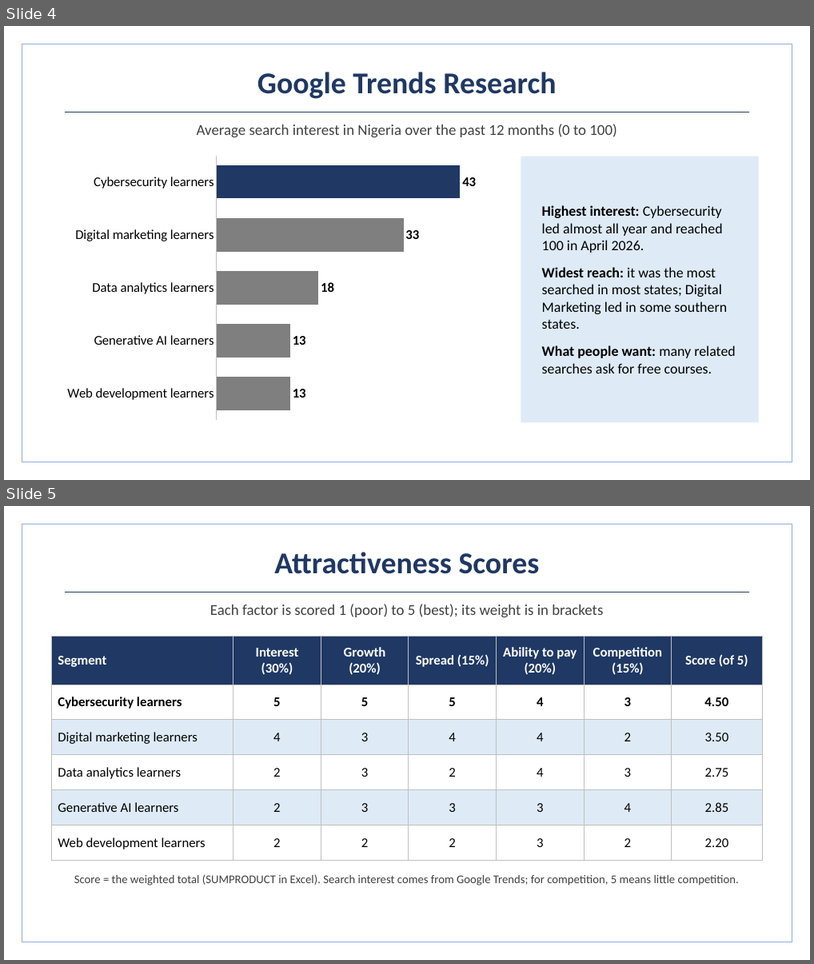
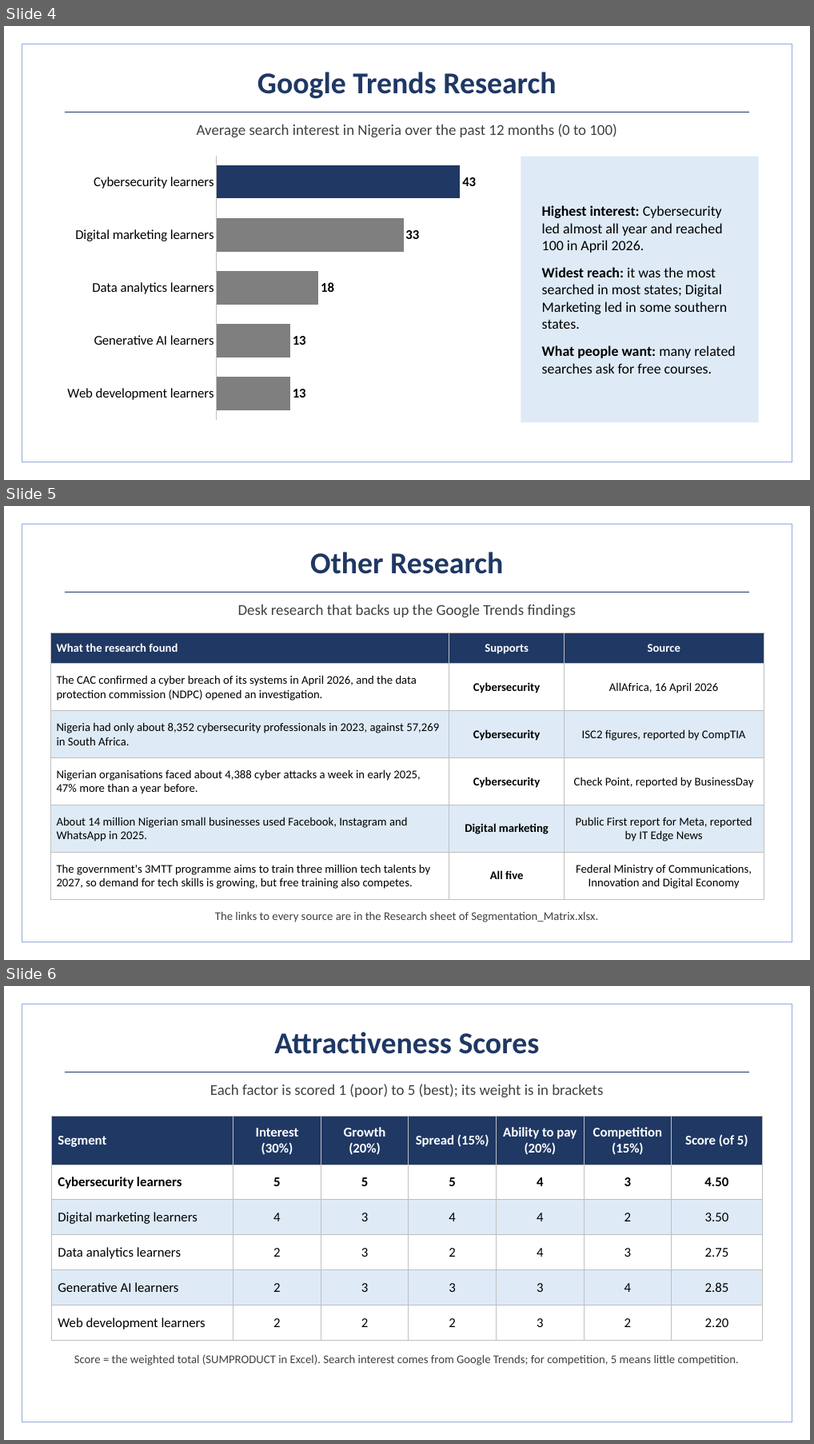
Before and after one commit to BadboyVee/BlackHoleeee, a slide deck: segmentation/Market_Segmentation_Marketing.pptx. Shown one above the other, each under a label of ours: slides 4 and 5 before the commit, slides 4, 5 and 6 after it. The pictures are 814x964 and 814x1444 pixels, drawn with LibreOffice and Linux fonts; fonts in the diff are those of the drawing. Boxes give left, top, right and bottom in pixels: in the first picture for what was removed or moved away, otherwise in the second. Text is boxed around its words. In the diff, an @@ line names an element or a change of style, - is before the commit and + after.

```diff
--- a/segmentation/Market_Segmentation_Marketing.pptx
+++ b/segmentation/Market_Segmentation_Marketing.pptx
@@ slide 5 added at (4,506,810,960), background #FFFFFF @@
@@ rectangle added at (22,524,792,941), outline #8FAADC 1 pt @@
@@ title added at (310,552,503,574), 36 pt, text #1F3864, bold @@
+Other Research
@@ line added from (65, 592) to (750, 592), #1F3864 1.5 pt @@
@@ text added at (238,604,576,618), 18 pt, text #404040 @@
+Desk research that backs up the Google Trends findings
@@ table added at (50,633,765,900), 6 rows, 3 columns @@
+What the research found | Supports | Source
+The CAC confirmed a cyber breach of its systems in April 2026, and the data protection commission (NDPC) opened an investigation. | Cybersecurity | AllAfrica, 16 April 2026
+Nigeria had only about 8,352 cybersecurity professionals in 2023, against 57,269 in South Africa. | Cybersecurity | ISC2 figures, reported by CompTIA
+Nigerian organisations faced about 4,388 cyber attacks a week in early 2025, 47% more than a year before. | Cybersecurity | Check Point, reported by BusinessDay
+About 14 million Nigerian small businesses used Facebook, Instagram and WhatsApp in 2025. | Digital marketing | Public First report for Meta, reported by IT Edge News
+The government's 3MTT programme aims to train three million tech talents by 2027, so demand for tech skills is growing, but free training also competes. | All five | Federal Ministry of Communications, Innovation and Digital Economy
@@ text added at (215,911,598,922), 14 pt, text #404040 @@
+The links to every source are in the Research sheet of Segmentation_Matrix.xlsx.
@@ what was slide 5 is now slide 6 @@
```
Also in this commit, not shown: 1 slide changed, 11 other files.
